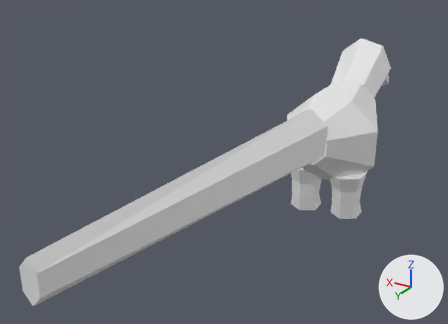
One commit to the OBJ model data/animals/beija_flor/eat/3.obj: the scene before it, then after it.
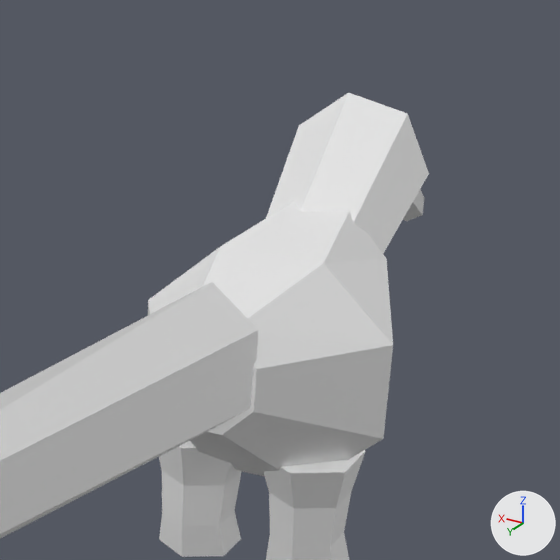
Old and new are each drawn whole from a camera (50 mm lens) standing at (-0.301, 0.798, 0.438) and looking at (0.076, 0.169, 0.123) and again close up on the part from 52% to 98% of the width and 1% to 65% of the height. Arrows for +X, +Y and +Z are at lower right; the lights stay in place. The first two pictures are the older version. Where no turn or scale is listed for an object, it has been applied to the vertices.

The first close-up shows 'beija_flor_eat_3'.
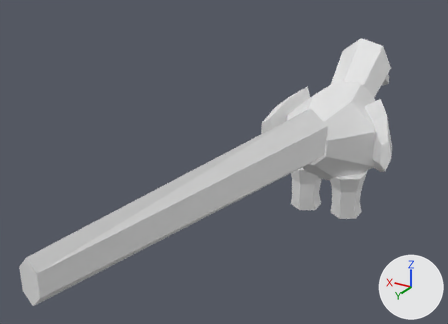
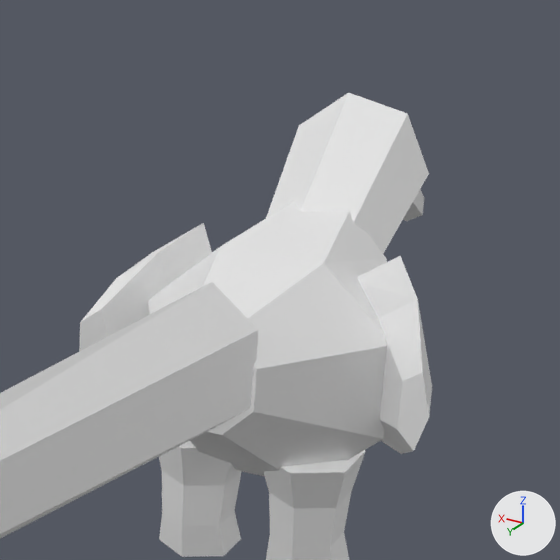
Where the change shows, as pixel boxes [x1, y1, x2, y2] in the close-ups (560 x 560 px):
'beija_flor_eat_3', reshaped
    before: [0, 93, 429, 560]
    after: [0, 93, 432, 560]
part 1 of me_beija_flor_eat_3, added
    after: [357, 256, 432, 454]
part 2 of me_beija_flor_eat_3, added
    after: [79, 223, 212, 351]

What the commit changed:
me_beija_flor_eat_3 is used by ob_beija_flor_eat_3; location (0.0, 0.0, 0.0).
me_beija_flor_eat_3 had 122 vertices, 220 faces and spanned x -0.069..0.069, y -0.306..0.557, z 0.0..0.234.
me_beija_flor_eat_3 now has 156 vertices, 280 faces and spans x -0.099..0.097, y -0.306..0.557, z 0.0..0.234.
me_beija_flor_eat_3 part 1: a new loose piece of 17 vertices spanning x -0.099..-0.035, y -0.023..0.027, z 0.077..0.18.
me_beija_flor_eat_3 part 2: a new loose piece of 17 vertices spanning x 0.031..0.097, y -0.024..0.027, z 0.077..0.18.
